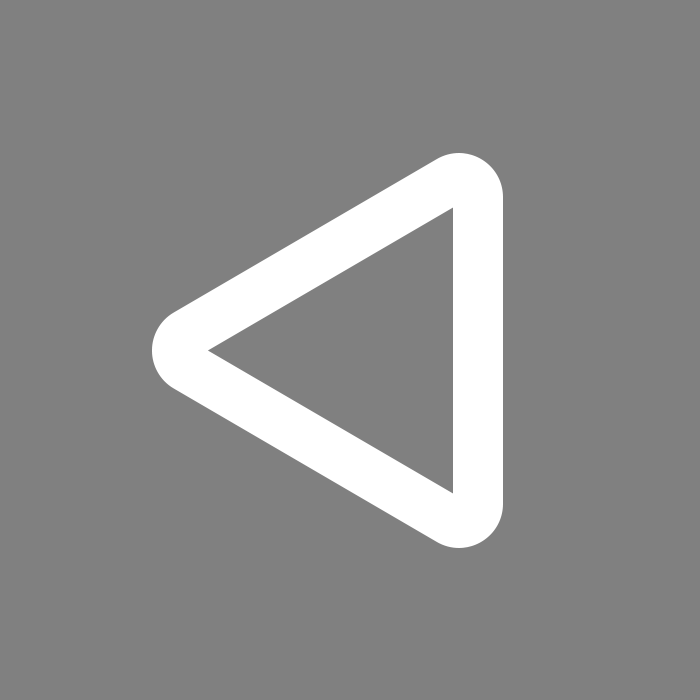
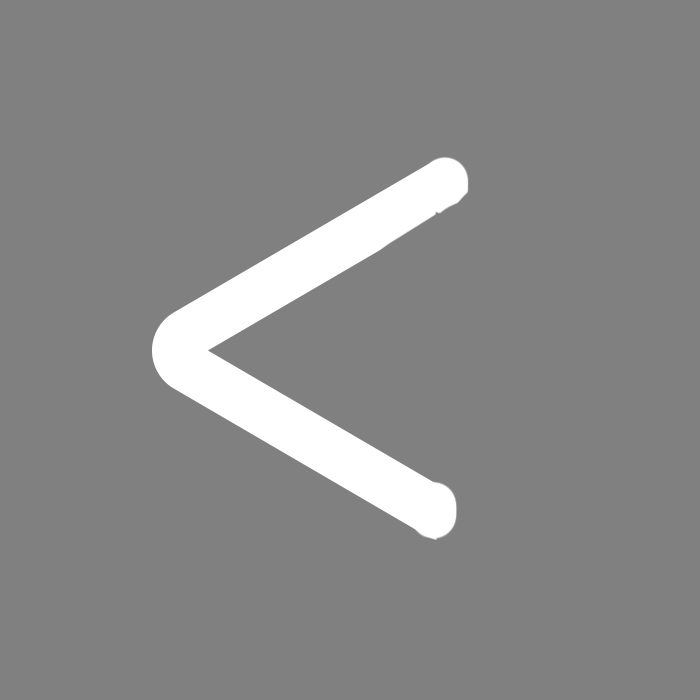
The second 700×700 image is a revision of the first. Changes to its layers:
painted on "Polygon 1" over bbox(378, 153, 503, 548)
